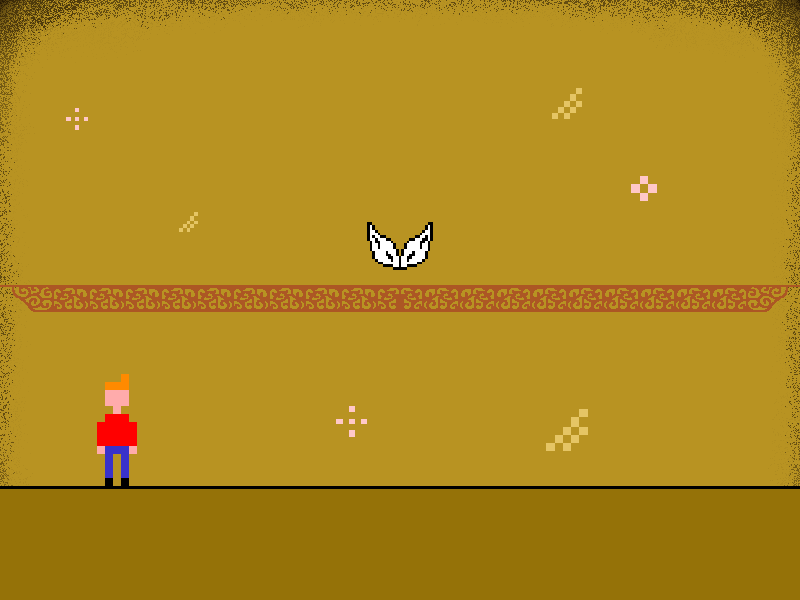
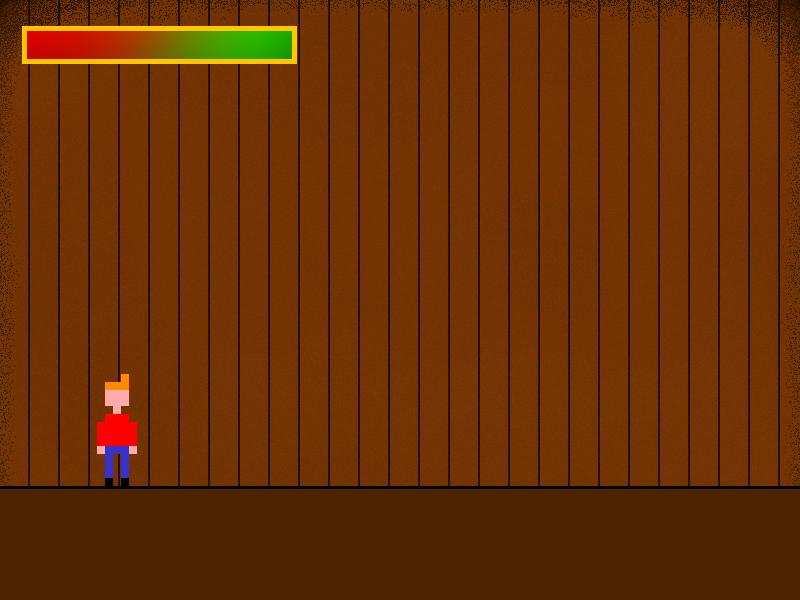
Layered file, before and after one edit (800 × 600). Changes by layer:
added group "System" with 1 layers above "UI" over left=0, top=0, right=800, bottom=600
added group "UI" with 2 layers above "treasures" over left=22, top=26, right=297, bottom=64
added layer "frame" in group "UI" over left=22, top=26, right=297, bottom=64
added layer "HP" in group "UI" over left=22, top=26, right=297, bottom=64
hid group "treasures" (1 layers) over left=367, top=222, right=433, bottom=270
hid group "PlatformSprite" (1st of 2) (6 layers) over left=0, top=285, right=800, bottom=424
hid group "TreasureRoom" (1st of 2, in "Ground") (2 layers) over left=0, top=489, right=800, bottom=600
hid group "TreasureRoom" (2nd of 2, in "wall") (7 layers) over left=0, top=0, right=800, bottom=600
